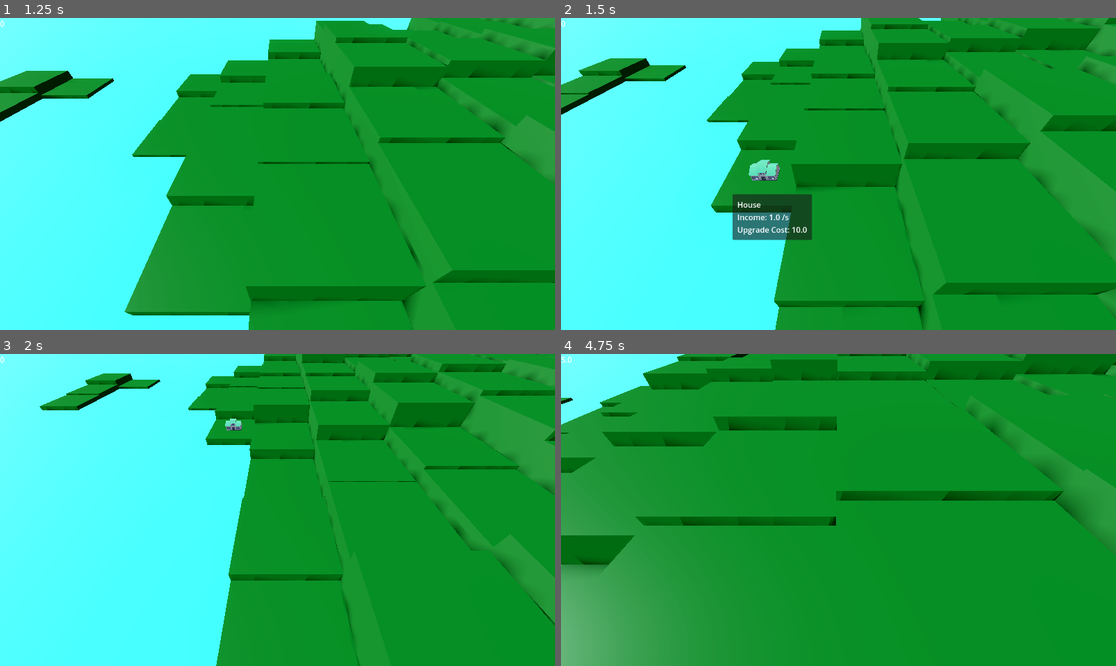
Above: before the commit, frames 1-4 (two rows, left to right).
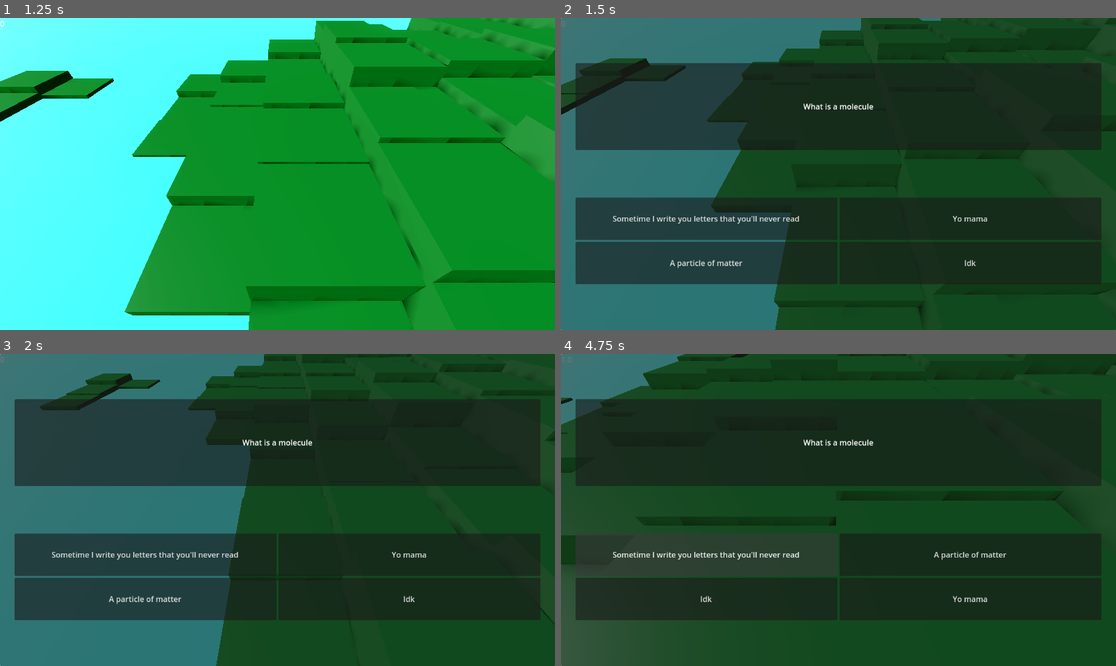
Above: after the commit, the same moments.

Repository: SnappyTheKing/Science-City-builder
Game: Godot game, scene res://Scenes/Game.tscn
Two runs of this game, one before a commit and one after it. Both use one fixed random seed, a clock stepped at 60 frames per second and the inputs below.
Inputs (mouse positions are in pixels of both pictures, inside the frame that each line leads up to):
- Up to frame 1 (1.25 s): tap Enter at 0.5 s; move the mouse to (399, 158) at 0.52 s; hold D (right) from 0.53 s (still down); click (399, 158) at 0.67 s
- Up to frame 2 (1.5 s): move the mouse to (727, 189) at 1.27 s; release D (right) at 1.28 s; hold S (backwards) from 1.28 s (still down); click (727, 189) at 1.42 s
- Up to frame 3 (2 s): keep holding S (backwards)
- Up to frame 4 (4.75 s): release S (backwards) at 2 s; click (705, 553) at 2 s, where only the run after the commit has a clickable "Sometime I write you letters …"; tap Space at 2.75 s; move the mouse to (894, 441) at 2.77 s; hold D (right) 2.78-3.5 s; click (894, 441) at 2.92 s; click (705, 553) at 3.5 s, where only the run after the commit has a clickable "A particle of matter"; tap Enter at 4.25 s; move the mouse to (810, 572) at 4.27 s; hold W (forwards) from 4.28 s (still down); click (810, 572) at 4.42 s

Frame 1 is identical in both runs. In frame 2, 99% of the frame differs, in the area x 0-100%, y 0-100%; in frame 3, 100%; in frame 4, 100%.

Commit message:
Questions work

Diff:
--- /dev/null
+++ b/science-game/Scenes/Answer.gd
@@ -0,0 +1,10 @@
+extends Button
+
+var correct: bool
+var parent: QuestionScene
+
+func _on_pressed() -> void:
+	if correct:
+		parent.answerPressed(true)
+	else:
+		parent.answerPressed(false)
--- a/science-game/Scenes/Answer.tscn
+++ b/science-game/Scenes/Answer.tscn
@@ -1,6 +1,11 @@
-[gd_scene format=3 uid="uid://c1r3xdu55ygl0"]
+[gd_scene load_steps=2 format=3 uid="uid://c1r3xdu55ygl0"]
+
+[ext_resource type="Script" uid="uid://cag8lyh67mv55" path="res://Scenes/Answer.gd" id="1_k2tbb"]
 
 [node name="Answer" type="Button"]
 size_flags_horizontal = 3
 size_flags_vertical = 3
 text = "Answer"
+script = ExtResource("1_k2tbb")
+
+[connection signal="pressed" from="." to="." method="_on_pressed"]
--- a/science-game/Scripts/Questions.gd
+++ b/science-game/Scripts/Questions.gd
@@ -1,4 +1,5 @@
 extends PanelContainer
+class_name  QuestionScene
 
 signal correct_answer
 
@@ -12,12 +13,22 @@
 func _ready() -> void:
 	question_name.text = question.question
 
+	var t: Array
 
-	for a in question.answers:
-		var t = answer_scene.instantiate()
-		t.text = a
-		t.pressed.connect(answerPressed)
-		question_holder.add_child(t)
+	for a in range(len(question.answers)):
+		t.append(answer_scene.instantiate())
+		t[a].text = question.answers[a]
+		t[a].parent = self
+		if a == 0:
+			t[a].correct = true
 
-func answerPressed():
+	t.shuffle()
+
+	for i in t:
+		question_holder.add_child(i)
+
+func answerPressed(correct: bool):
 	print("clicked")
+	if correct:
+		correct_answer.emit()
+	queue_free()
--- a/science-game/Scripts/building.gd
+++ b/science-game/Scripts/building.gd
@@ -18,7 +18,7 @@
 
 func update():
 	for node in get_children():
-		remove_child(node)
+		node.queue_free()
 	set_mesh()
 	building.run()
 
--- a/science-game/Scripts/global.gd
+++ b/science-game/Scripts/global.gd
@@ -4,6 +4,7 @@
 var time = 300
 var map: Array[Tile]
 
+var question_scene = preload("res://Scenes/question_screen.tscn")
 
 func get_tiles(pos: Vector2) -> Array[Node3D]:
 	var list: Array[Node3D]
@@ -36,3 +37,8 @@
 	var t = get_tree().get_current_scene().find_child("Tooltip")
 
 	t.visible = false
+
+func ask_question(t: Tile):
+	var q: QuestionScene = question_scene.instantiate()
+	q.correct_answer.connect(t.assign_type)
+	get_tree().get_current_scene().add_child(q)
--- a/science-game/Scripts/tile.gd
+++ b/science-game/Scripts/tile.gd
@@ -11,7 +11,7 @@
 func _on_ground_input_event(_camera: Node, event: InputEvent, _event_position: Vector3, _normal: Vector3, _shape_idx: int) -> void:
 	if event is InputEventMouseButton:
 		if event.button_index == MOUSE_BUTTON_LEFT and event.pressed and position.y > 0:
-			assign_type()
+			Global.ask_question(self)
 
 func assign_type():
 	if ($Structure.get_child_count()):
Not shown, added: science-game/Scenes/Answer.gd.uid
Not shown: 1 places in science-game/Scenes/Game.tscn that only renumber resources
